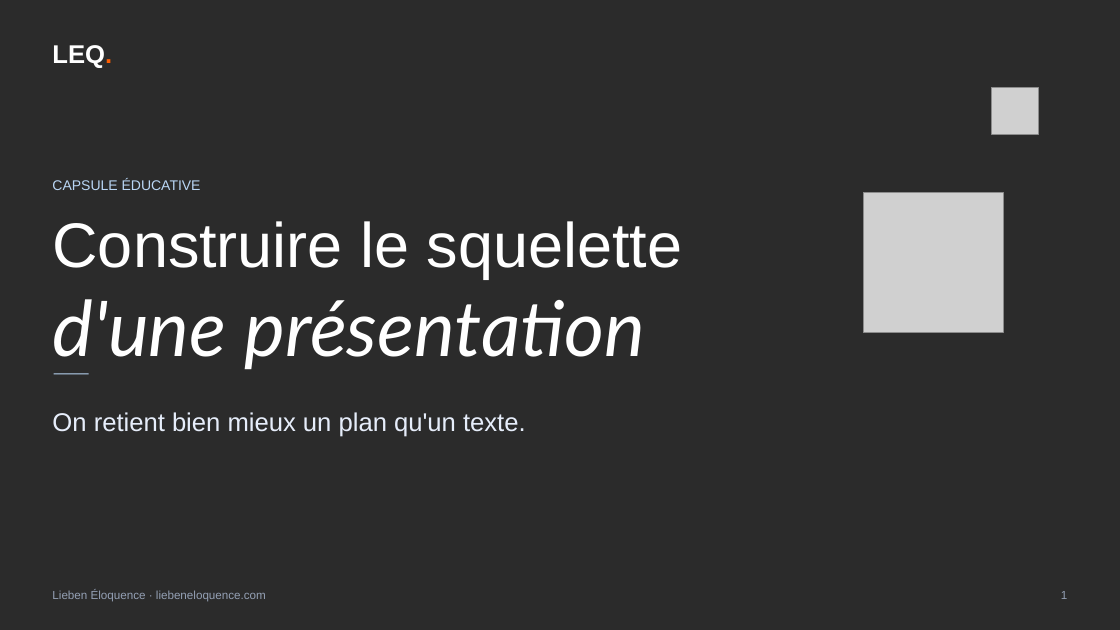
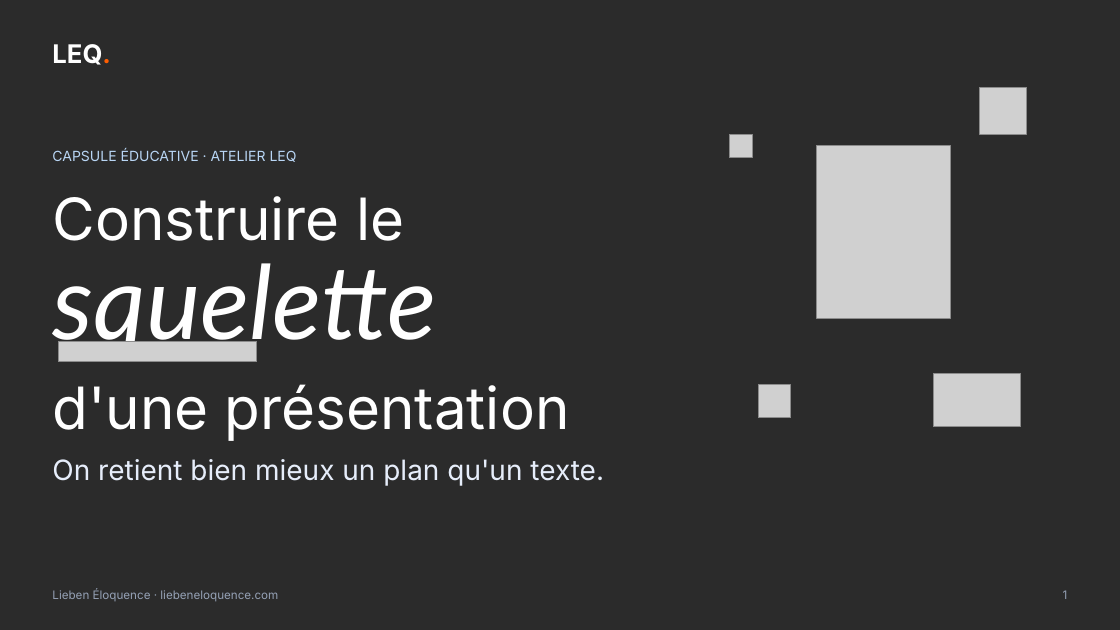
Before and after one commit to ahiale/liebeneloquence-site, a slide deck: slide 1 of communication/atelier/LEQ-capsule-squelette.pptx. Drawn at 1120x630 pixels with LibreOffice and Linux fonts; fonts in the diff are those of the drawing; grey boxes stand for pictures; background and template pictures are left out; a plain dark background stands for a picture behind light text. Boxes give left, top, right and bottom in pixels: in the first picture for what was removed or moved away, otherwise in the second. Text is boxed around its words. In the diff, an @@ line names an element or a change of style, - is before the commit and + after.

```diff
--- a/communication/atelier/LEQ-capsule-squelette.pptx
+++ b/communication/atelier/LEQ-capsule-squelette.pptx
@@ picture moved from (x1=991, y1=87, x2=1038, y2=134) to (x1=980, y1=87, x2=1027, y2=134) @@
@@ text at (x1=52, y1=149, x2=297, y2=162): text changed; font Arial to Inter @@
-CAPSULE ÉDUCATIVE
+CAPSULE ÉDUCATIVE · ATELIER LEQ
@@ picture added at (x1=729, y1=134, x2=753, y2=158) @@
@@ picture added at (x1=817, y1=146, x2=951, y2=318) @@
@@ text at (x1=52, y1=196, x2=404, y2=241): text changed; size 54 to 50 pt; font Arial to Inter @@
-Construire le squelette
-d'une présentation
+Construire le
@@ picture removed at (x1=864, y1=192, x2=1004, y2=333) @@
@@ text added at (x1=52, y1=263, x2=436, y2=357), 88 pt, text #FFFFFF, italic @@
+squelette
@@ picture added at (x1=58, y1=341, x2=256, y2=362) @@
@@ text added at (x1=52, y1=384, x2=570, y2=441), 50 pt, text #FFFFFF @@
+d'une présentation
@@ rectangle removed at (x1=54, y1=373, x2=89, y2=374) @@
@@ picture added at (x1=759, y1=385, x2=791, y2=418) @@
@@ picture added at (x1=933, y1=373, x2=1021, y2=427) @@
@@ text "On retient bien mieux un ..." moved from (x1=52, y1=412, x2=526, y2=437) to (x1=52, y1=459, x2=604, y2=486) @@
@@ text "On retient bien mieux un ..." at (x1=52, y1=459, x2=604, y2=486): size 22 to 24 pt, font Arial to Inter @@
@@ font Arial to Inter in 3 elements at (x1=52, y1=44, x2=110, y2=65), (x1=52, y1=589, x2=278, y2=601), (x1=1063, y1=590, x2=1068, y2=599) @@
```
Also in this commit, not shown: 11 other slides changed, 43 other files.
